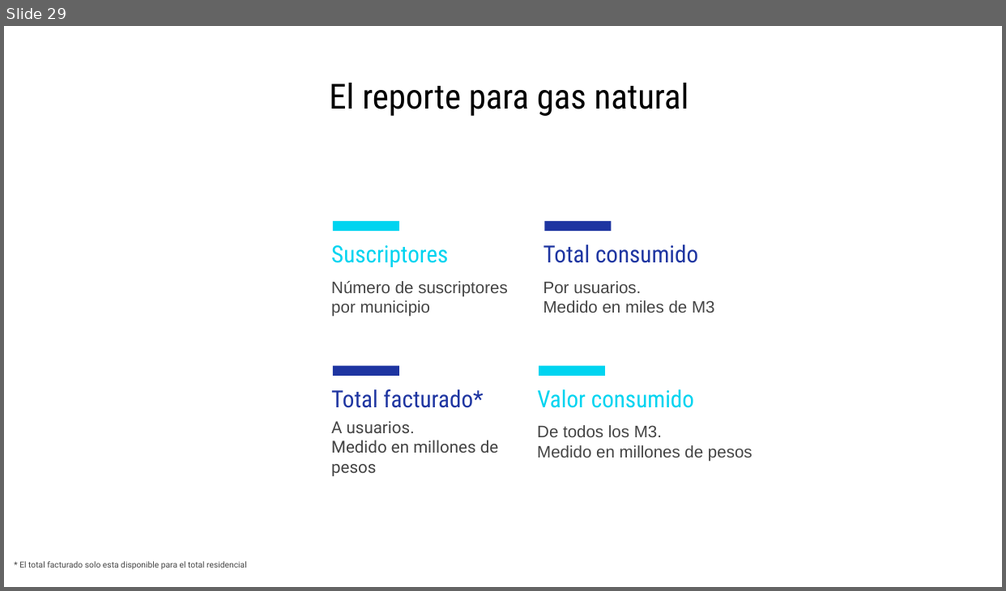
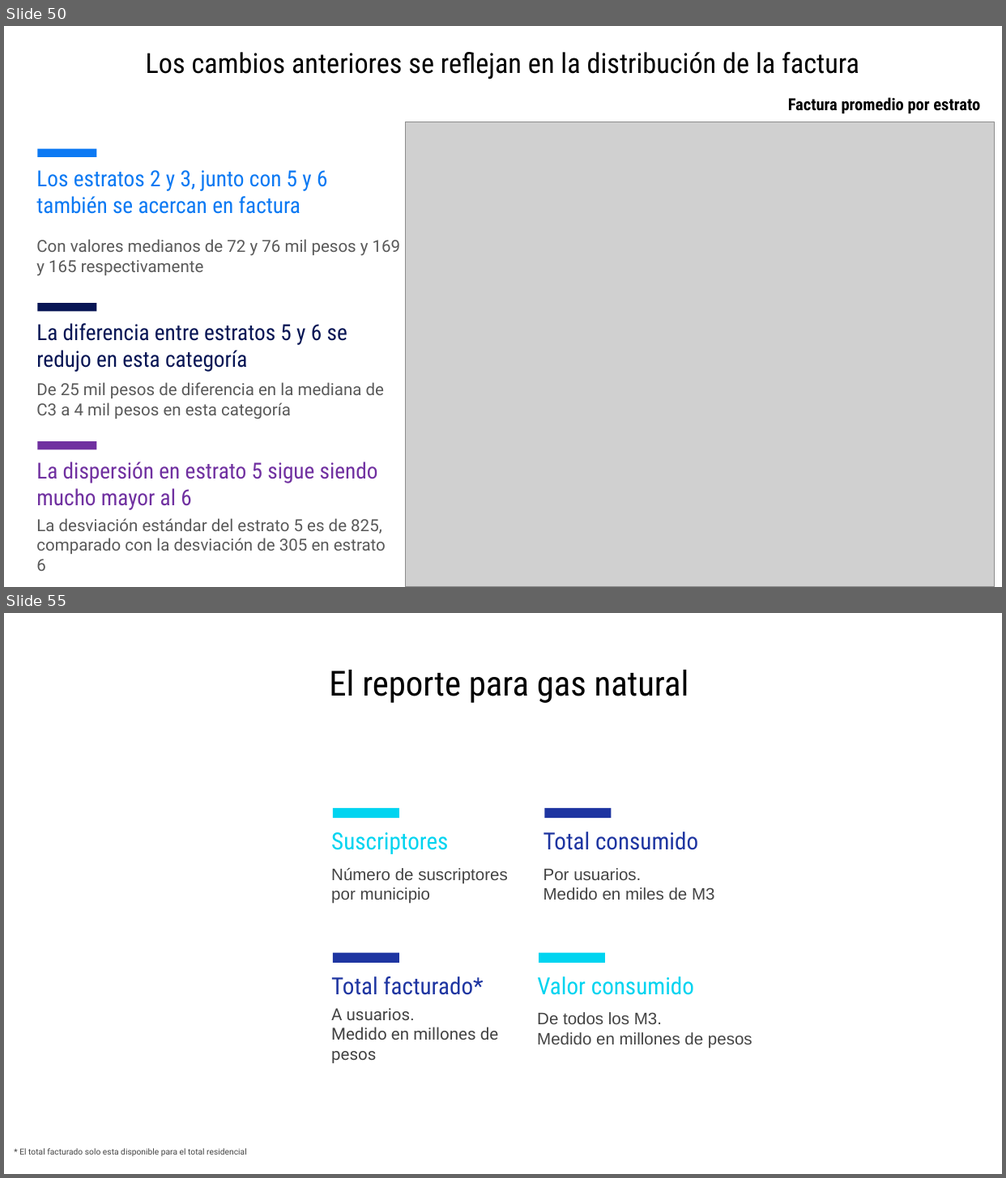
Before and after one commit to jtabordaj/research_eslatina, a slide deck: reporte_estadistico/presentacion/presentacionCategorias/presentation.pptx. Shown one above the other, each under a label of ours: slide 29 before the commit, slides 50 and 55 after it; the slides between them are not shown. The pictures are 1006x591 and 1006x1178 pixels, drawn with LibreOffice and Linux fonts; fonts in the diff are those of the drawing; grey boxes stand for pictures. Boxes give left, top, right and bottom in pixels: in the first picture for what was removed or moved away, otherwise in the second. Text is boxed around its words. In the diff, an @@ line names an element or a change of style, - is before the commit and + after.

```diff
--- a/reporte_estadistico/presentacion/presentacionCategorias/presentation.pptx
+++ b/reporte_estadistico/presentacion/presentacionCategorias/presentation.pptx
@@ slide 50 added at (4,26,1002,587), background #FFFFFF @@
@@ title added at (146,52,859,79), 20 pt, text #000000 @@
+Los cambios anteriores se reflejan en la distribución de la factura
@@ text added at (788,97,980,114), 12 pt, text #000000, bold @@
+Factura promedio por estrato
@@ picture added at (405,122,994,587) @@
@@ text added at (36,170,327,214), 16 pt, text #0C79F3 @@
+Los estratos 2 y 3, junto con 5 y 6 también se acercan en factura
@@ rectangle added at (38,149,97,156), fill #0C79F3 @@
@@ text added at (36,239,401,276), 12 pt, text #595959 @@
+Con valores medianos de 72 y 76 mil pesos y 169 y 165 respectivamente
@@ rectangle added at (38,303,97,311), fill #071554 @@
@@ text added at (36,323,347,372), 16 pt, text #071554 @@
+La diferencia entre estratos 5 y 6 se redujo en esta categoría
@@ text added at (36,382,384,420), 12 pt, text #595959 @@
+De 25 mil pesos de diferencia en la mediana de C3 a 4 mil pesos en esta categoría
@@ text added at (36,462,378,506), 16 pt, text #7030A0 @@
+La dispersión en estrato 5 sigue siendo mucho mayor al 6
@@ rectangle added at (38,442,97,450), fill #7030A0 @@
@@ text added at (36,518,386,571), 12 pt, text #595959 @@
+La desviación estándar del estrato 5 es de 825, comparado con la desviación de 305 en estrato 6
@@ what was slide 29 is now slide 55 @@
```
Also in this commit, not shown: 2 slides changed, 25 other slides added, 44 other files.
